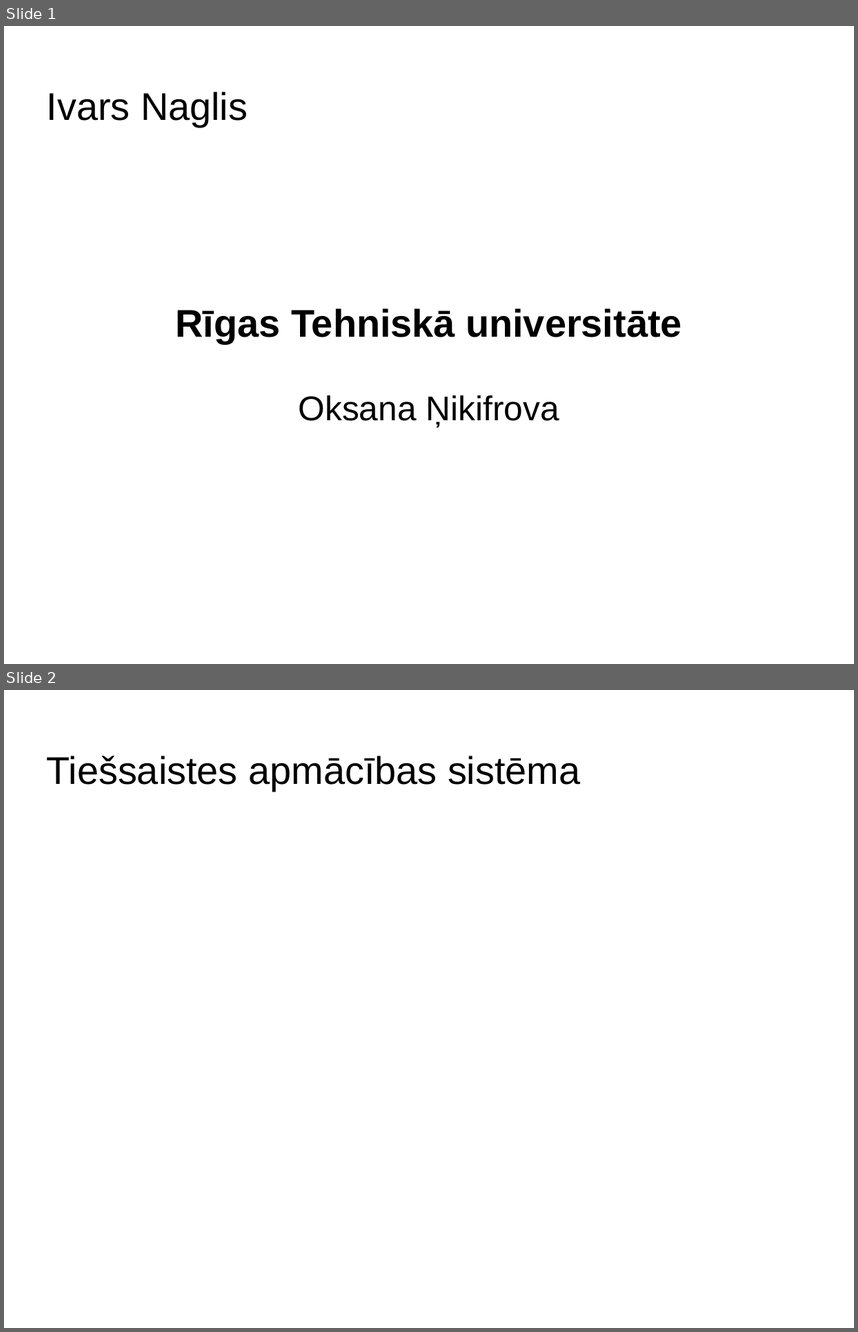
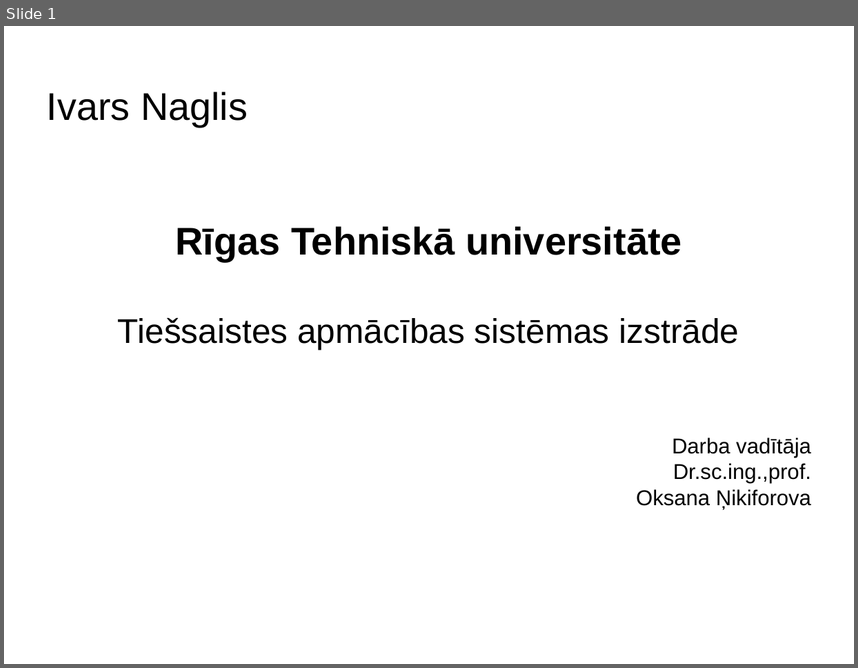
Before and after one commit to stabone/lore-parit, a slide deck: presentatio.odp. Shown one above the other, each under a label of ours: slides 1 and 2 before the commit, slide 1 after it. The pictures are 858x1332 and 858x668 pixels, drawn with LibreOffice and Linux fonts; fonts in the diff are those of the drawing; background and template pictures are left out. Boxes give left, top, right and bottom in pixels: in the first picture for what was removed or moved away, otherwise in the second. Text is boxed around its words. In the diff, an @@ line names an element or a change of style, - is before the commit and + after.

```diff
--- a/presentatio.odp
+++ b/presentatio.odp
@@ slide 2 removed at (4,690,854,1328), background picture (left out) @@
@@ title removed at (47,756,580,791) @@
-Tiešsaistes apmācības sistēma
@@ slide 1 changed as well @@
@@ subtitle at (118,317,811,509): text changed; size 32 to 20 pt @@
-Oksana Ņikifrova
+Tiešsaistes apmācības sistēmas izstrāde
+Darba vadītāja
+Dr.sc.ing.,prof.
+Oksana Ņikiforova
```
Also in this commit, not shown: 3 other slides changed, 5 slides added, 1 other slide removed.
